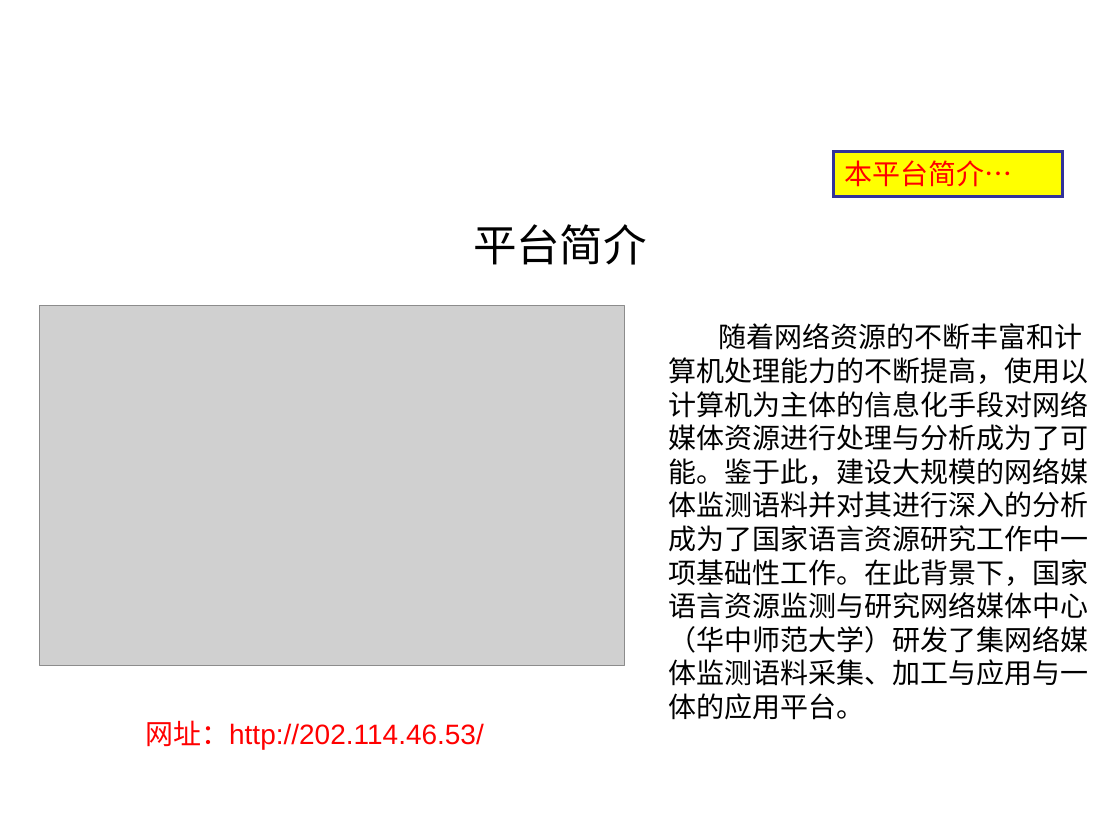
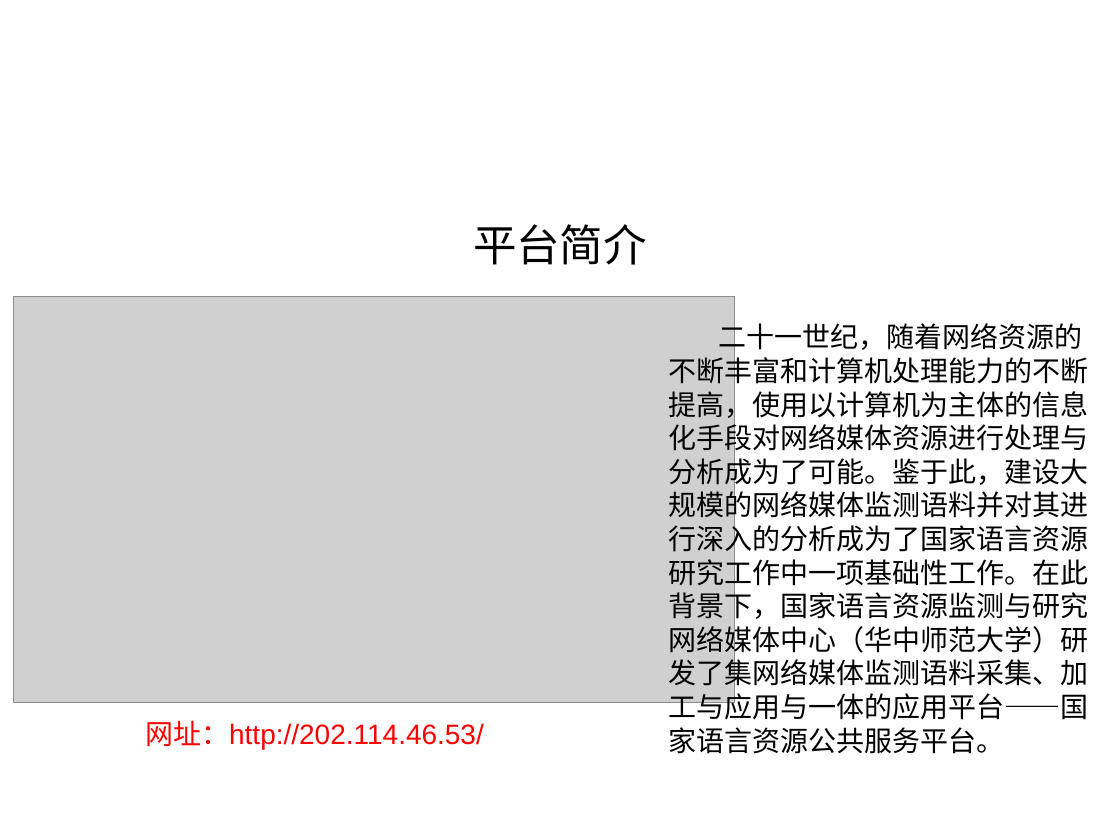
Before and after one commit to shqcandy/Report, a slide deck: slide 5 of 报告_v1.ppt (slide 8 before the commit). Drawn at 1120x840 pixels with LibreOffice and Linux fonts; fonts in the diff are those of the drawing; grey boxes stand for pictures; background and template pictures are left out. Boxes give left, top, right and bottom in pixels: in the first picture for what was removed or moved away, otherwise in the second. Text is boxed around its words. In the diff, an @@ line names an element or a change of style, - is before the commit and + after.

Commit message:
ppt: this is the big pictures in the ppt

```diff
--- a/报告_v1.ppt
+++ b/报告_v1.ppt
@@ rectangle removed at [833,151,1063,196] @@
-本平台简介…
@@ picture: place and size @@
-picture at [39,306,624,666]
+picture at [13,297,735,702]
@@ text at [668,319,1088,754]: text changed @@
-随着网络资源的不断丰富和计算机处理能力的不断提高，使用以计算机为主体的信息化手段对网络媒体资源进行处理与分析成为了可能。鉴于此，建设大规模的网络媒体监测语料并对其进行深入的分析成为了国家语言资源研究工作中一项基础性工作。在此背景下，国家语言资源监测与研究网络媒体中心（华中师范大学）研发了集网络媒体监测语料采集、加工与应用与一体的应用平台。
+二十一世纪，随着网络资源的不断丰富和计算机处理能力的不断提高，使用以计算机为主体的信息化手段对网络媒体资源进行处理与分析成为了可能。鉴于此，建设大规模的网络媒体监测语料并对其进行深入的分析成为了国家语言资源研究工作中一项基础性工作。在此背景下，国家语言资源监测与研究网络媒体中心（华中师范大学）研发了集网络媒体监测语料采集、加工与应用与一体的应用平台——国家语言资源公共服务平台。
```
Also in this commit, not shown: 9 other slides changed, 10 slides added, 22 slides removed, 22 other files.
